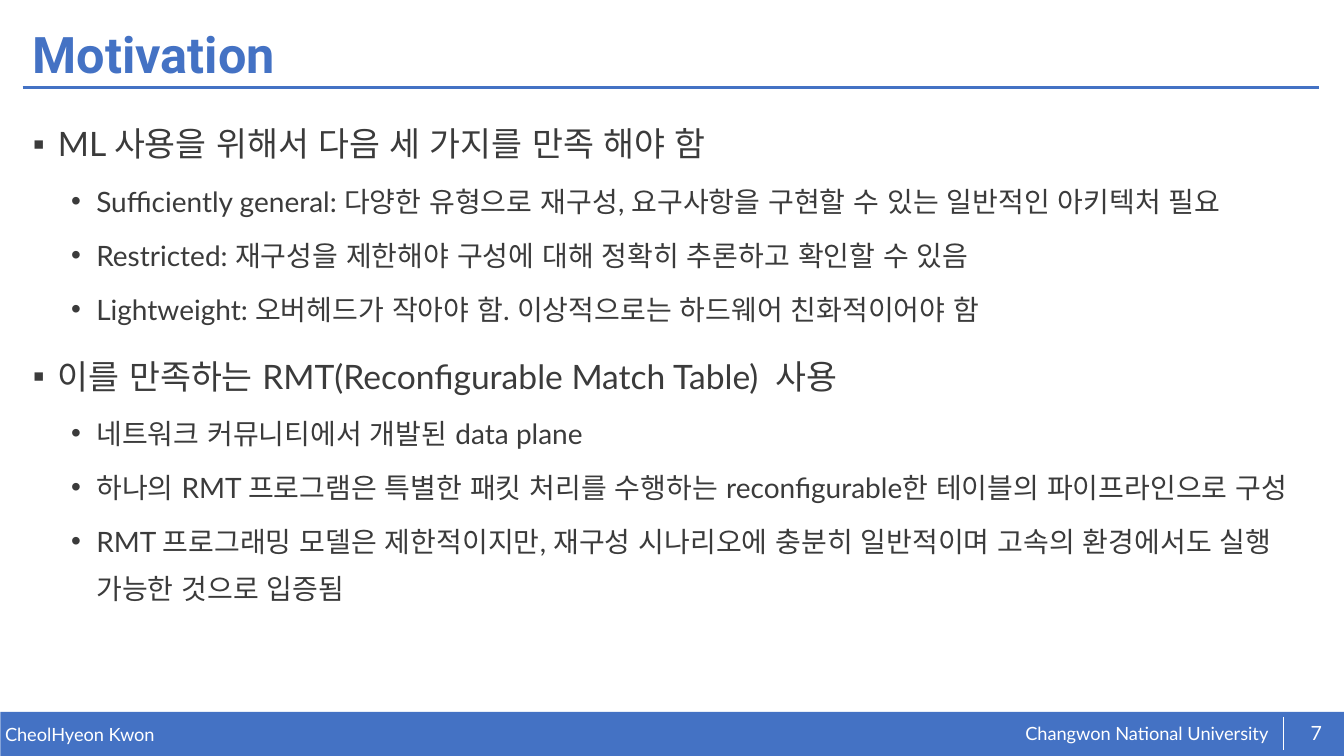
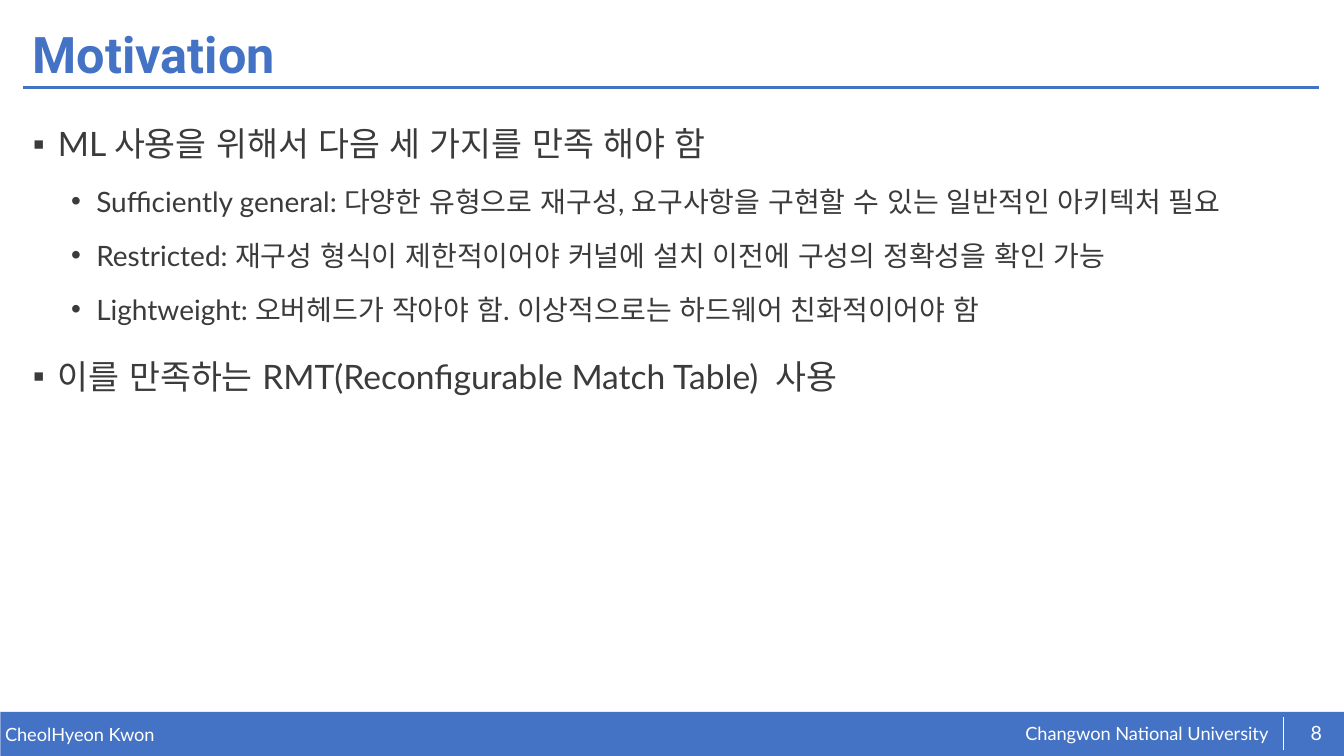
Before and after one commit to kkcchh9999/Studied_in_NOSLab, a slide deck: slide 8 of presentation/Toward Reconfigurable Kernel Datapaths with Learned Optimizations.pptx (slide 7 before the commit). Drawn at 1344x756 pixels with LibreOffice and Linux fonts; fonts in the diff are those of the drawing. Boxes give left, top, right and bottom in pixels: in the first picture for what was removed or moved away, otherwise in the second. Text is boxed around its words. In the diff, an @@ line names an element or a change of style, - is before the commit and + after.

```diff
--- a/presentation/Toward Reconfigurable Kernel Datapaths with Learned Optimizations.pptx
+++ b/presentation/Toward Reconfigurable Kernel Datapaths with Learned Optimizations.pptx
@@ text at [96,242,1106,269]: text changed @@
-  • Restricted: 재구성을 제한해야 구성에 대해 정확히 추론하고 확인할 수 있음
+  • Restricted: 재구성 형식이 제한적이어야 커널에 설치 이전에 구성의 정확성을 확인 가능
@@ text at [96,421,1288,601]: paragraphs removed @@
-  • 네트워크 커뮤니티에서 개발된 data plane
-  • 하나의 RMT 프로그램은 특별한 패킷 처리를 수행하는 reconfigurable한 테이블의 파이프라인으로 구성
-  • RMT 프로그래밍 모델은 제한적이지만, 재구성 시나리오에 충분히 일반적이며 고속의 환경에서도 실행 가능한 것으로 입증됨
@@ page number at [1311,726,1322,740]: text changed @@
-7
+8
```
Also in this commit, not shown: 9 other slides changed, 8 slides added.
